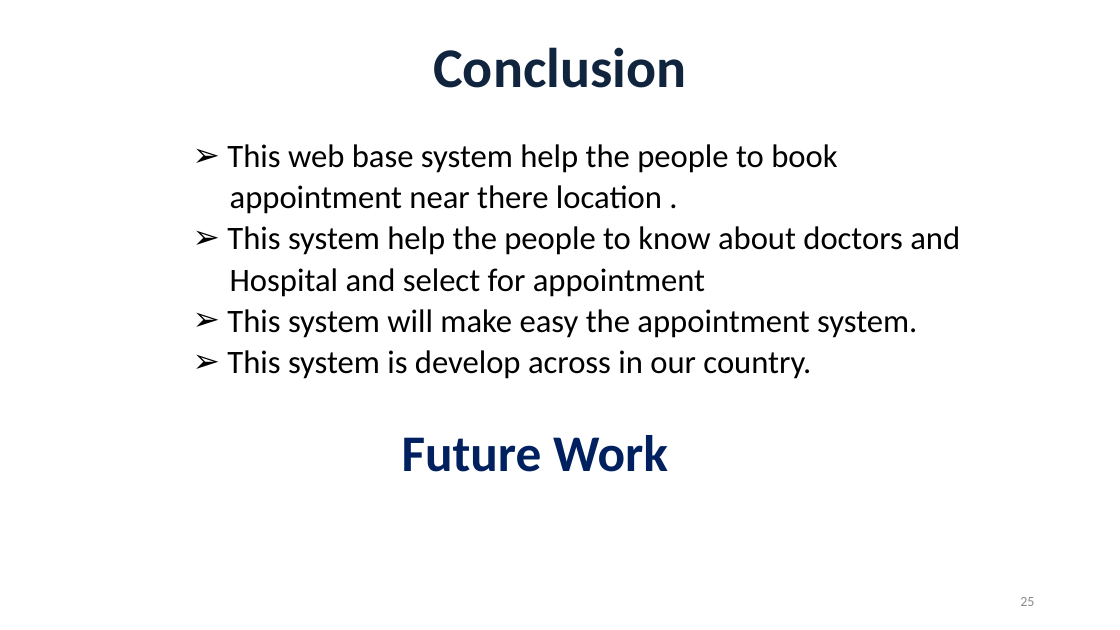
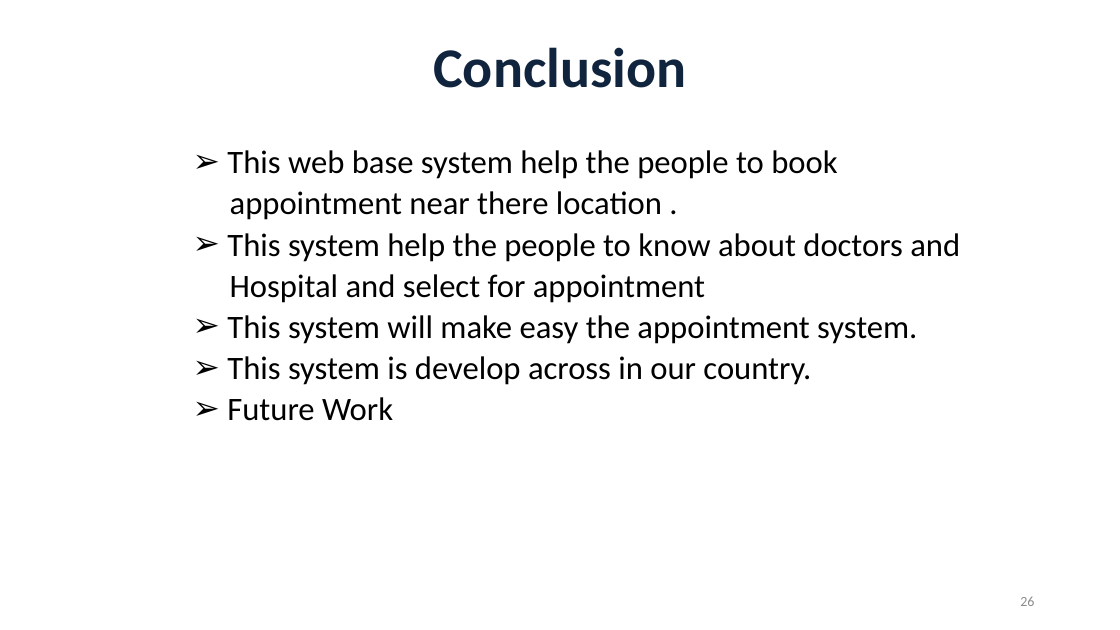
Before and after one commit to RezaulAlamOni/Project-Book-Appointment-Booking-, a slide deck: slide 26 of AppointmentSystem.pptx (slide 25 before the commit). Drawn at 1120x630 pixels with LibreOffice and Linux fonts; fonts in the diff are those of the drawing. Boxes give left, top, right and bottom in pixels: in the first picture for what was removed or moved away, otherwise in the second. Text is boxed around its words. In the diff, an @@ line names an element or a change of style, - is before the commit and + after.

```diff
--- a/AppointmentSystem.pptx
+++ b/AppointmentSystem.pptx
@@ text at (227,397,393,421): size 44 to 28 pt, text colour #002060 to #000000, bold off in "Future Work"; bullet none to ➢ @@
```
Also in this commit, not shown: 10 other slides changed, 1 slide added, 6 other files.
